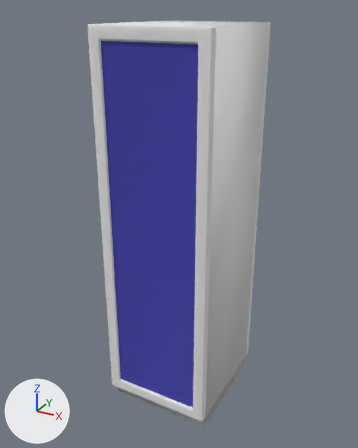
Renders of the Blender file blendfiles/serverschrank.blend from each side of a commit.
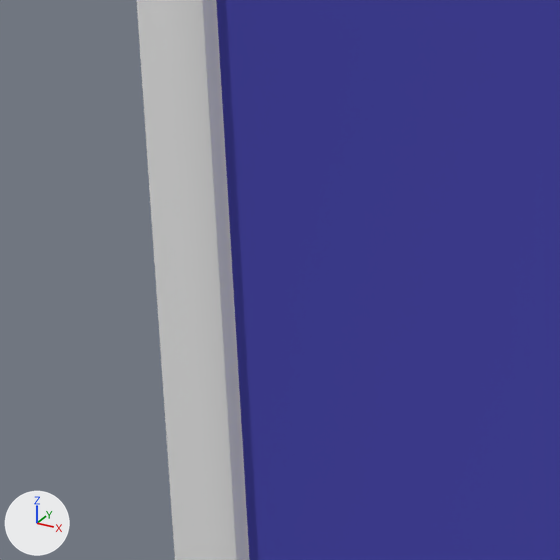
The first picture shows the older version from a camera (50 mm lens) standing at (5.86, -10.88, 5.44) and looking at (-0.14, 0.03, -0.01). The close-ups show both versions on the part from 23% to 44% of the width and 44% to 61% of the height of that picture; other places that the commit changed are outside them. Arrows for +X, +Y and +Z are at lower left; the lights stay in place.

The first close-up shows 'serverschrank_body_front_door'.
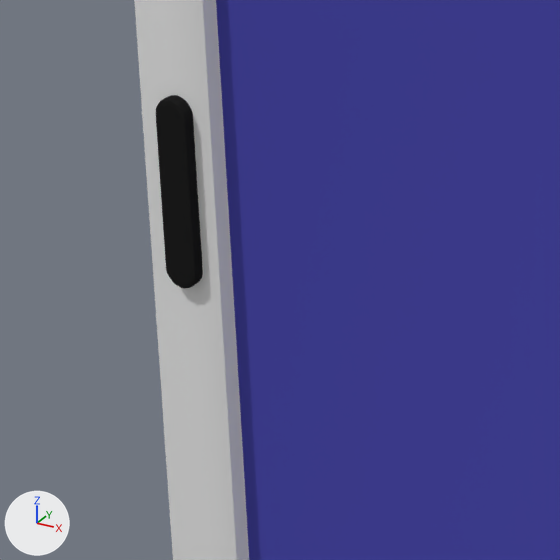
Edits to the scene script, one JSON object a line:
```json
{"op": "add", "block": "mat_door_lock", "code": ["mat_door_lock = diffuse_material('Door_lock')", "mat_door_lock.base_color = (0.0147, 0.0147, 0.0147)  # black #202020"]}
{"block": "me_cube_006", "where": "# used by ob_serverschrank_body_front_door; parent = ob_serverschrank_body; location = (0.0, 0.0906, -0.0536); rotation_euler = (-1.571, 0.0, 0.0), in degrees (-90, 0, 0); scale = (1.5, 1.5, 5.0)"}
{"op": "remove", "block": "me_cube_006", "code": "me_cube_006.from_pydata(...)  # 16 vertices, 13 faces; spans x -1.0..1.0, y -1.13..-1.0, z -1.0..1.0"}
{"op": "add", "block": "me_cube_006", "code": "me_cube_006.from_pydata(...)  # 64 vertices, 41 faces; spans x -1.0..1.0, y -1.16..-1.0, z -1.0..1.0"}
{"block": "me_cube_006", "change": "me_cube_006 part 1: a new loose piece of 24 vertices spanning x -0.94..-0.85, y -1.16..-1.11, z -0.01..0.13, in mat_door_lock (black #202020)"}
{"block": "me_cube_006", "change": "me_cube_006 part 2: the surface is now shaded flat"}
{"op": "add", "block": "me_cube_006", "code": "me_cube_006.materials.append(mat_door_lock)  # black #202020"}
```

What differs and where, as boxes [x1, y1, x2, y2] in the close-ups (560 x 560 px):
```json
{"object": "serverschrank_body_front_door", "change": "reshaped", "before": [136, 0, 560, 560], "after": [134, 0, 560, 560]}
{"part": 1, "of": "me_cube_006", "change": "added", "after": [156, 95, 203, 288], "on screen": "black"}
```
